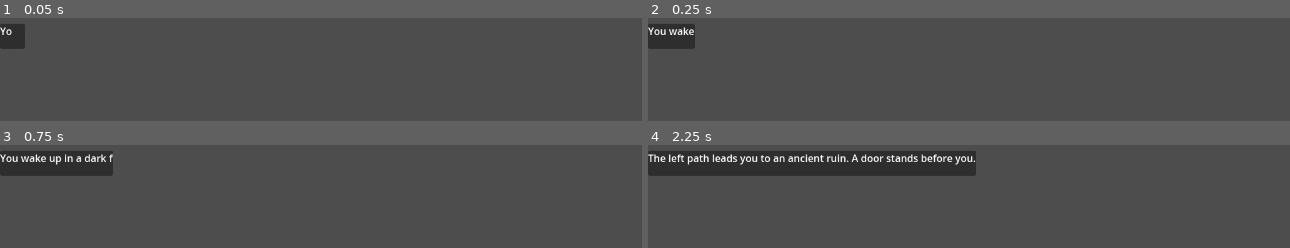
Above: before the commit, frames 1-4 (two rows, left to right).
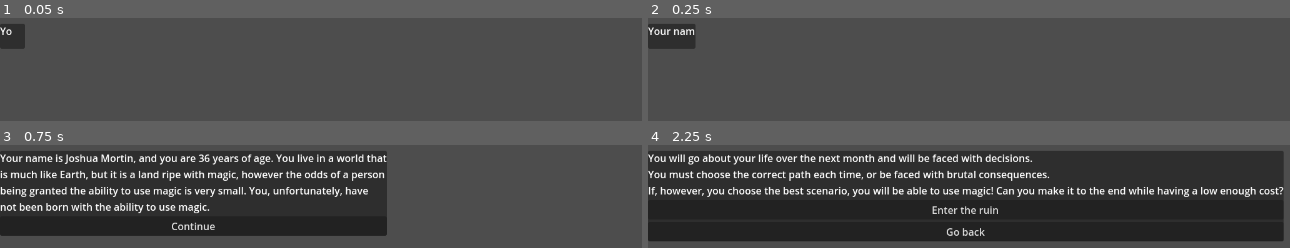
Above: after the commit, the same moments.

Repository: SamiAchnine/clash-cheese-project-adventure
Game: Godot game, scene res://TEST.tscn
Same seed, same stepped clock (60 frames per second), same inputs: the game is played once before the commit and once after it.
Inputs:
- Up to frame 1 (0.05 s): no input
- Up to frame 2 (0.25 s): no input
- Up to frame 3 (0.75 s): tap Enter (ui_accept) at 0.5 s; hold Enter (ui_accept) from 0.53 s (still down)
- Up to frame 4 (2.25 s): release Enter (ui_accept) at 1.25 s; click "Take the left path" (after the commit: "Continue") at 1.25 s; tap Enter (ui_accept) at 2.1 s

Frame 1 is identical in both runs. In frame 2, 0.2% of the frame differs, in the area x 2-8%, y 8-17%; in frame 3, 44%; in frame 4, 75%, in the area x 0-100%, y 5-94%.

Commit message:
mid-day 2 commit

Diff:
--- a/story.json
+++ b/story.json
@@ -1,13 +1,12 @@
 {
 "start": {
-		"text": "You wake up in a dark forest. Two paths lie before you.",
+		"text": "Your name is Joshua Mortin, and you are 36 years of age. You live in a world that\nis much like Earth, but it is a land ripe with magic, however the odds of a person\nbeing granted the ability to use magic is very small. You, unfortunately, have\nnot been born with the ability to use magic.",
 		"choices": [
-			{"text": "Take the left path", "next": "left_path"},
-			{"text": "Take the right path", "next": "right_path"}
+			{"text": "Continue", "next": "start1"},
 			]
 	},
-	"left_path": {
-		"text": "The left path leads you to an ancient ruin. A door stands before you.",
+	"start1": {
+		"text": "You will go about your life over the next month and will be faced with decisions.\nYou must choose the correct path each time, or be faced with brutal consequences.\nIf, however, you choose the best scenario, you will be able to use magic! Can you make it to the end while having a low enough cost?",
 		"choices": [
 			{"text": "Enter the ruin", "next": "inside_ruin"},
 			{"text": "Go back", "next": "start"}
--- a/text_box.gd
+++ b/text_box.gd
@@ -18,21 +18,31 @@
 	load_story("res://story.json")
 	display_node(current_node_id)
 
+func _input(event):
+	if event.is_action_pressed("ui_accept") and typing:
+		typing = false
+		_show_choices_or_next()
+
+
 func display_node(node_id: String):
 	current_node_id = node_id
 	var node_data = story[node_id]
-# Clear UI
+	# Clear UI
 	for child in choices_container.get_children():
 		child.queue_free()
 
 	next_button.visible = false
 	text_label.text = ""
 
-# Start typewriter animation
 	type_text(node_data["text"])
-# Setup choices or next
+
+func _show_choices_or_next():
+	var node_data = story[current_node_id]
+	# Remove any existing choices (optional safety)
+	for child in choices_container.get_children():
+		child.queue_free()
+
 	if "choices" in node_data:
-		await get_tree().create_timer(len(node_data["text"]) * typing_speed).timeout
 		for choice in node_data["choices"]:
 			var btn = Button.new()
 			btn.text = choice["text"]
@@ -46,6 +56,7 @@
 			next_button.text = "End"
 			next_button.disabled = true
 
+
 # TYPEWRITER EFFECT
 func type_text(full_text: String) -> void:
 	typing = true
@@ -58,6 +69,8 @@
 
 	text_label.text = full_text
 	typing = false
+	_show_choices_or_next()
+
 
 func _on_next_pressed():
 	# Skip if typing
